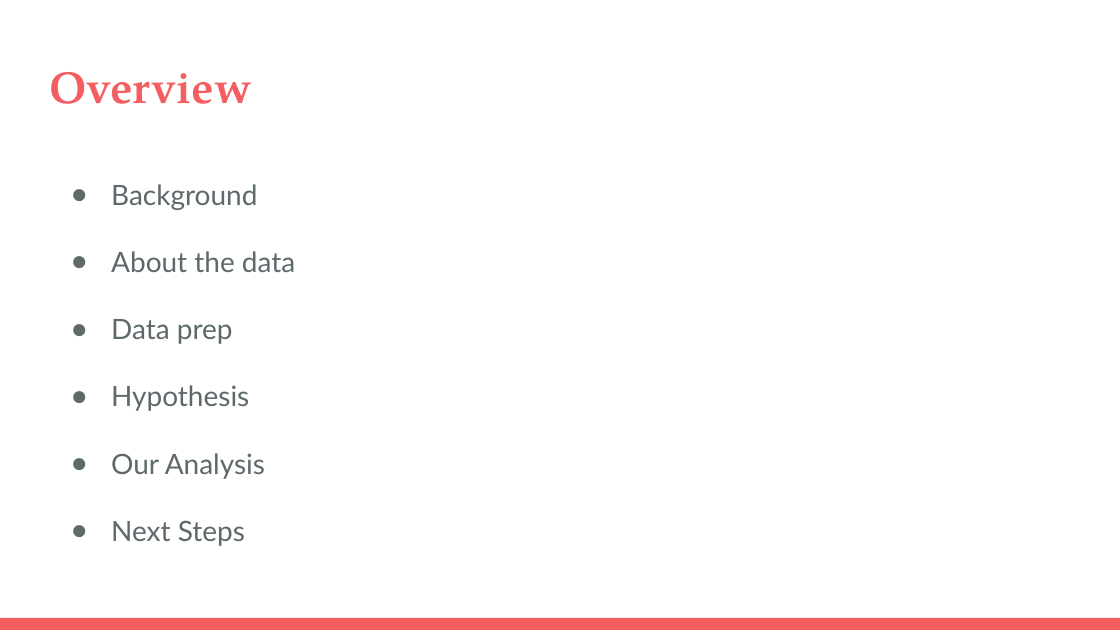
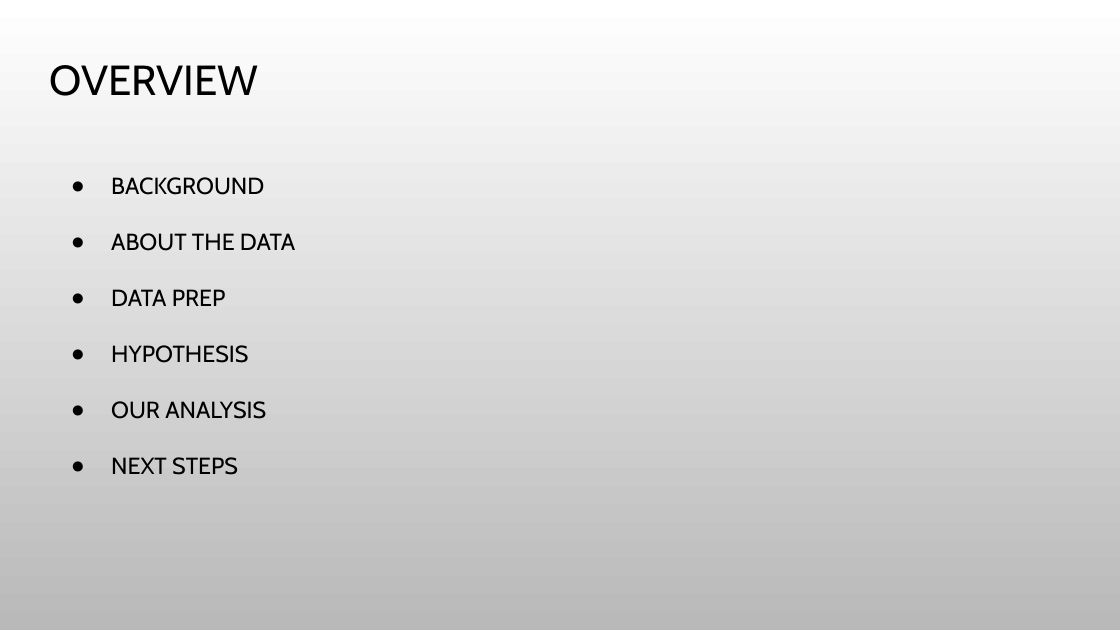
Before and after one commit to Almandiro/Rutgers_DS_Project_1, a slide deck: slide 2 of Correlative Signs of Atrial Fibrallation.pptx. Drawn at 1120x630 pixels with LibreOffice and Linux fonts; fonts in the diff are those of the drawing; background and template pictures are left out. Boxes give left, top, right and bottom in pixels: in the first picture for what was removed or moved away, otherwise in the second. Text is boxed around its words. In the diff, an @@ line names an element or a change of style, - is before the commit and + after.

```diff
--- a/Correlative Signs of Atrial Fibrallation.pptx
+++ b/Correlative Signs of Atrial Fibrallation.pptx
@@ background #FFFFFF to picture (left out) @@
@@ title at bbox=[49, 65, 258, 96]: text changed; size 28.8 to 27 pt; font TeX Gyre Pagella to Cabin; text colour #F55E61 to #000000; bold off @@
-Overview
+OVERVIEW
@@ text at bbox=[111, 177, 295, 475]: text changed; size 18 to 15 pt; font Lato to Cabin; text colour #5E696C to #000000 @@
-● Background
-● About the data
-● Data prep
-● Hypothesis
-● Our Analysis
-● Next Steps
+● BACKGROUND
+● ABOUT THE DATA
+● DATA PREP
+● HYPOTHESIS
+● OUR ANALYSIS
+● NEXT STEPS
@@ rectangle removed at bbox=[0, 618, 1120, 630] @@
```
Also in this commit, not shown: 7 other slides changed.
